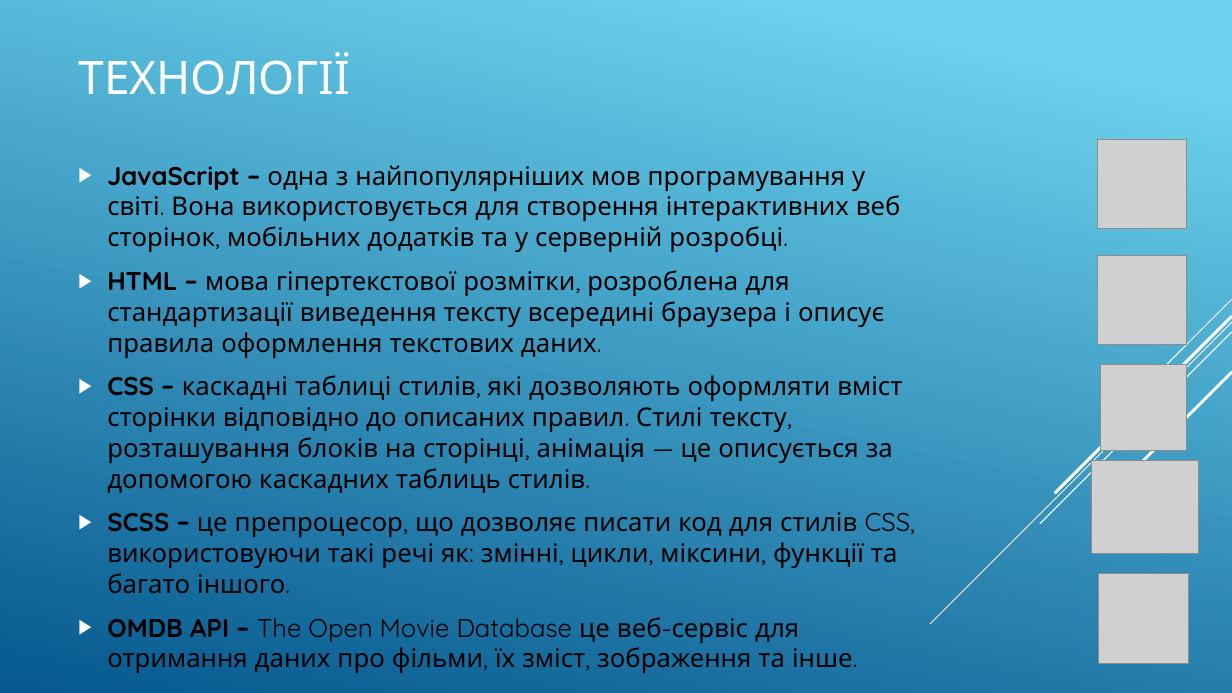
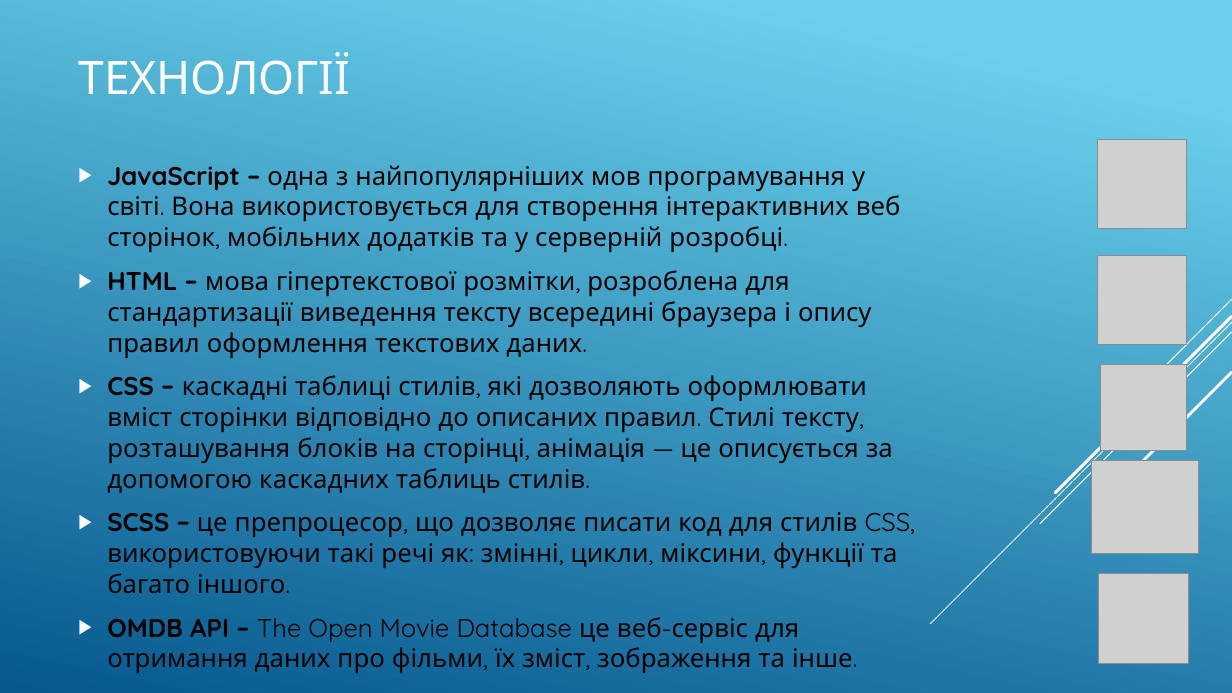
Before and after one commit to Anarasty/course_work, a slide deck: slide 3 of Презентація курсова Мінаєва.pptx. Drawn at 1232x693 pixels with LibreOffice and Linux fonts; fonts in the diff are those of the drawing; grey boxes stand for pictures. Boxes give left, top, right and bottom in pixels: in the first picture for what was removed or moved away, otherwise in the second. Text is boxed around its words. In the diff, an @@ line names an element or a change of style, - is before the commit and + after.

```diff
--- a/Презентація курсова Мінаєва.pptx
+++ b/Презентація курсова Мінаєва.pptx
@@ text at [107, 270, 893, 493]: text changed @@
-▶ HTML – мова гіпертекстової розмітки, розроблена для стандартизації виведення тексту всередині браузера і описує правила оформлення текстових даних.
-▶ CSS – каскадні таблиці стилів, які дозволяють оформляти вміст сторінки відповідно до описаних правил. Стилі тексту, розташування блоків на сторінці, анімація — це описується за допомогою каскадних таблиць стилів.
+▶ HTML – мова гіпертекстової розмітки, розроблена для стандартизації виведення тексту всередині браузера і опису правил оформлення текстових даних.
+▶ CSS – каскадні таблиці стилів, які дозволяють оформлювати вміст сторінки відповідно до описаних правил. Стилі тексту, розташування блоків на сторінці, анімація — це описується за допомогою каскадних таблиць стилів.
```
Also in this commit, not shown: 1 other slide changed, 1 other file.
